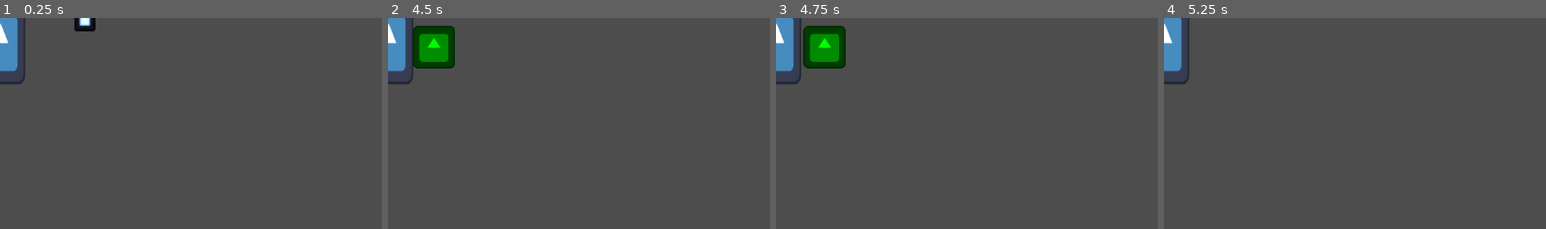
Above: before the commit, frames 1-4 (left to right).
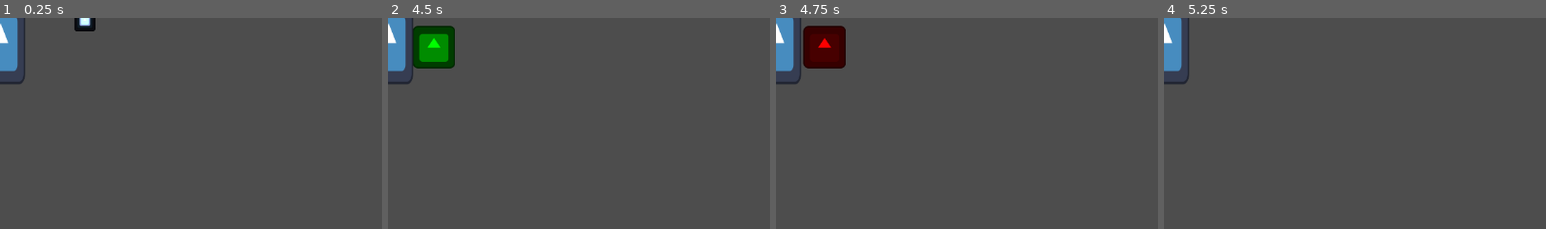
Above: after the commit, the same moments.

Repository: BenjaminWootten/UD-GDDC-space-exploration-jam
Game: Godot game, scene res://world.tscn
Two runs of this game, one before a commit and one after it. Both use one fixed random seed, a clock stepped at 60 frames per second and the inputs below. The engine's default icon, where the game draws it, is replaced by a stand-in: a white triangle on a blue panel in a dark square.
Inputs (mouse positions are % of the whole screen's width and height, from its top left):
- Up to frame 1 (0.25 s): no input
- Up to frame 2 (4.5 s): click "Conveyor" at 0.5 s; click "Crusher" at 1.25 s; move the mouse to (45, 69) at 2.02 s; press the mouse at (45, 69) at 2.03 s; hold W (up) 2.03-3.53 s; move the mouse to (80, 64) at 2.77 s; release the mouse at (80, 64) at 2.78 s; click (80, 64) at 2.85 s; move the mouse to (20, 34) at 3.52 s; press the mouse at (20, 34) at 3.53 s; hold A (left) from 3.53 s (still down); move the mouse to (55, 49) at 4.27 s; release the mouse at (55, 49) at 4.28 s; click (55, 49) at 4.35 s
- Up to frame 3 (4.75 s): keep holding A (left)
- Up to frame 4 (5.25 s): move the mouse to (35, 24) at 5.02 s; release A (left) at 5.03 s; press the mouse at (35, 24) at 5.03 s; hold S (down) from 5.03 s (still down)
The pictures show only the part of the screen within x 50-100%, y 43-93%; the shares and areas given below are measured in that part.

Frames 1-2 are identical in both runs. In frame 3, 2.2% of the frame differs, in the area x 7-19%, y 3-24%; in frame 4, nothing differs.

Commit message:
placement collision detection implemented

Diff:
--- a/UI/build_menu.tscn
+++ b/UI/build_menu.tscn
@@ -14,6 +14,8 @@
 grow_vertical = 2
 
 [node name="placement_preview" type="Area2D" parent="."]
+collision_layer = 8
+collision_mask = 9
 script = ExtResource("1_gkbb0")
 crusher_texture = ExtResource("2_3mu45")
 conveyor_texture = ExtResource("2_3mu45")
@@ -50,5 +52,10 @@
 layout_mode = 2
 text = "Crusher"
 
+[connection signal="area_entered" from="placement_preview" to="placement_preview" method="_on_body_entered"]
+[connection signal="area_exited" from="placement_preview" to="placement_preview" method="_on_body_exited"]
+[connection signal="body_entered" from="placement_preview" to="placement_preview" method="_on_body_entered"]
+[connection signal="body_exited" from="placement_preview" to="placement_preview" method="_on_body_exited"]
+[connection signal="input_event" from="placement_preview" to="placement_preview" method="_on_input_event"]
 [connection signal="pressed" from="CanvasLayer/ColorRect/VBoxContainer/conveyor" to="placement_preview" method="_on_conveyor_pressed"]
 [connection signal="pressed" from="CanvasLayer/ColorRect/VBoxContainer/crusher" to="placement_preview" method="_on_crusher_pressed"]
--- a/UI/placement_preview.gd
+++ b/UI/placement_preview.gd
@@ -1,11 +1,12 @@
 extends Area2D
 
 @onready var sprite = $Sprite2D
-@onready var hitbox = $CollisionShape2D
+@onready var collisionShape = $CollisionShape2D
 
 var placing: bool
-var colliding: bool
+var colliding = false
 var offset = 0
+var entered_bodies = 0
 const SNAP = 32
 
 @export var crusher_texture: CompressedTexture2D
@@ -19,21 +20,42 @@
 		self.global_position = snapped(get_global_mouse_position(), Vector2(SNAP, SNAP))
 		position += Vector2(offset, offset)
 
+func placement_start(texture: CompressedTexture2D, hitbox: RectangleShape2D, newOffset: int):
+	placing = true
+	sprite.texture = texture
+	collisionShape.shape = hitbox
+	offset = newOffset
+
+func placement_end():
+	placing = false
+	sprite.texture = null
+	collisionShape.shape = null
+
+func _on_input_event(_viewport, event, _shape_idx):
+	if event.is_action_pressed("left_click") and not colliding:
+		print("place")
+	if event.is_action_pressed("quit_build"):
+		print(event)
+
+func _on_body_entered(_body):
+	entered_bodies += 1
+	colliding = true
+	sprite.modulate = Color(1,0,0)
+
+func _on_body_exited(_body):
+	entered_bodies -= 1
+	if entered_bodies == 0:
+		colliding = false
+		sprite.modulate = Color(0,1,0)
 
 func _on_conveyor_pressed():
-	placing = true
-	sprite.texture = conveyor_texture
-	hitbox.shape = hitbox_1x1
-	offset = 0
+	placement_start(conveyor_texture, hitbox_1x1, 0)
 	# Temporary to account for placeholder texture size/color
 	sprite.scale = Vector2(0.25,0.25)
 	sprite.modulate = Color(0,0.5,0)
 
 func _on_crusher_pressed():
-	placing = true
-	sprite.texture = crusher_texture
-	hitbox.shape = hitbox_2x2
-	offset = 16
+	placement_start(crusher_texture,  hitbox_2x2, 16)
 	# Temporary to account for placeholder texture size/color
 	sprite.scale = Vector2(0.5,0.5)
 	sprite.modulate = Color(0,1,0)
--- a/buildings/building resources/1x1_hitbox.tres
+++ b/buildings/building resources/1x1_hitbox.tres
@@ -1,4 +1,4 @@
 [gd_resource type="RectangleShape2D" format=3 uid="uid://c0n0i1f5hw0ot"]
 
 [resource]
-size = Vector2(32, 32)
+size = Vector2(30, 30)
--- a/buildings/building resources/2x2_hitbox.tres
+++ b/buildings/building resources/2x2_hitbox.tres
@@ -1,4 +1,4 @@
 [gd_resource type="RectangleShape2D" format=3 uid="uid://cog31ntdmglii"]
 
 [resource]
-size = Vector2(64, 64)
+size = Vector2(62, 62)
--- a/buildings/conveyors/conveyor.tscn
+++ b/buildings/conveyors/conveyor.tscn
@@ -1,13 +1,14 @@
-[gd_scene load_steps=4 format=3 uid="uid://f8wyhdc87t2w"]
+[gd_scene load_steps=5 format=3 uid="uid://f8wyhdc87t2w"]
 
 [ext_resource type="Script" path="res://buildings/conveyors/conveyor.gd" id="1_fl3m8"]
 [ext_resource type="Texture2D" uid="uid://cdxrqhqnd634s" path="res://icon.svg" id="1_v1wl3"]
+[ext_resource type="Shape2D" uid="uid://c0n0i1f5hw0ot" path="res://buildings/building resources/1x1_hitbox.tres" id="3_fbkg5"]
 
 [sub_resource type="RectangleShape2D" id="RectangleShape2D_2c3pg"]
 size = Vector2(4, 44)
 
 [node name="Conveyor" type="Area2D"]
-collision_layer = 0
+collision_layer = 2
 collision_mask = 6
 script = ExtResource("1_fl3m8")
 MOVE_SPEED = Vector2(100, 100)
@@ -21,5 +22,12 @@
 position = Vector2(0, -3)
 shape = SubResource("RectangleShape2D_2c3pg")
 
+[node name="placement_collider" type="Area2D" parent="."]
+collision_layer = 8
+collision_mask = 0
+
+[node name="CollisionShape2D" type="CollisionShape2D" parent="placement_collider"]
+shape = ExtResource("3_fbkg5")
+
 [connection signal="body_entered" from="." to="." method="_on_body_entered"]
 [connection signal="body_exited" from="." to="." method="_on_body_exited"]
--- a/buildings/crafters/crusher.tscn
+++ b/buildings/crafters/crusher.tscn
@@ -8,6 +8,7 @@
 [ext_resource type="PackedScene" uid="uid://danurr23cm2s4" path="res://UI/building_ui.tscn" id="5_cgiwc"]
 
 [node name="Crusher" type="StaticBody2D"]
+collision_layer = 9
 script = ExtResource("1_6k6qk")
 
 [node name="Sprite2D" type="Sprite2D" parent="."]
--- a/project.godot
+++ b/project.godot
@@ -41,9 +41,20 @@
 "events": [Object(InputEventKey,"resource_local_to_scene":false,"resource_name":"","device":-1,"window_id":0,"alt_pressed":false,"shift_pressed":false,"ctrl_pressed":false,"meta_pressed":false,"pressed":false,"keycode":0,"physical_keycode":83,"key_label":0,"unicode":115,"echo":false,"script":null)
 ]
 }
+quit_build={
+"deadzone": 0.5,
+"events": [Object(InputEventKey,"resource_local_to_scene":false,"resource_name":"","device":-1,"window_id":0,"alt_pressed":false,"shift_pressed":false,"ctrl_pressed":false,"meta_pressed":false,"pressed":false,"keycode":0,"physical_keycode":81,"key_label":0,"unicode":113,"echo":false,"script":null)
+]
+}
+left_click={
+"deadzone": 0.5,
+"events": [Object(InputEventMouseButton,"resource_local_to_scene":false,"resource_name":"","device":-1,"window_id":0,"alt_pressed":false,"shift_pressed":false,"ctrl_pressed":false,"meta_pressed":false,"button_mask":1,"position":Vector2(60, 11),"global_position":Vector2(64, 52),"factor":1.0,"button_index":1,"canceled":false,"pressed":true,"double_click":false,"script":null)
+]
+}
 
 [layer_names]
 
 2d_physics/layer_1="Player/Buildings"
 2d_physics/layer_2="Items"
 2d_physics/layer_3="Player/Conveyors"
+2d_physics/layer_4="Placement collisions"
